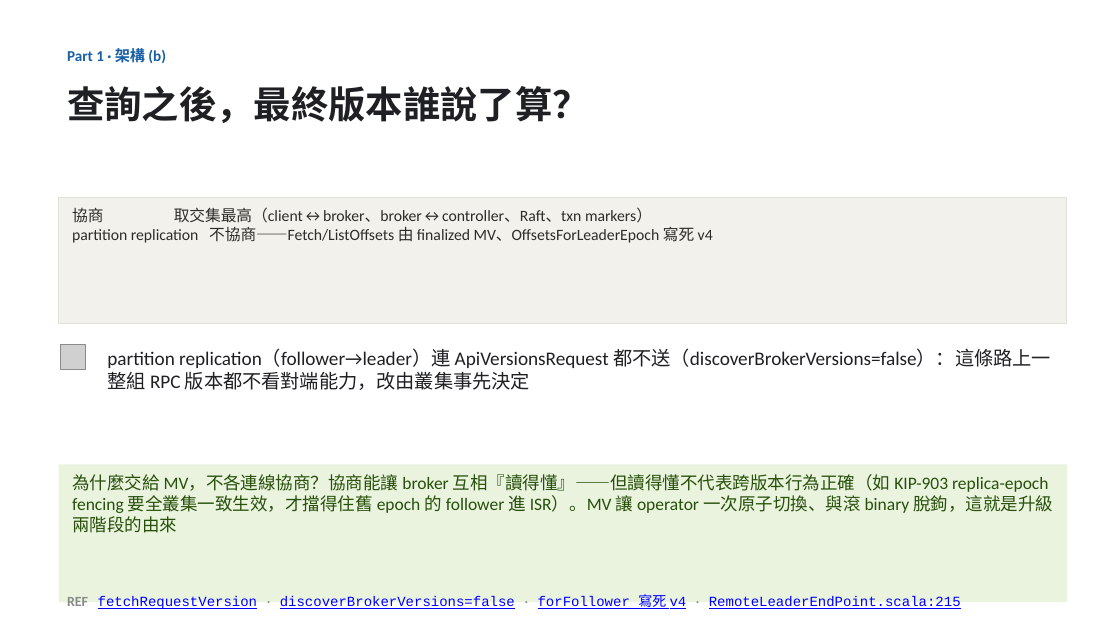
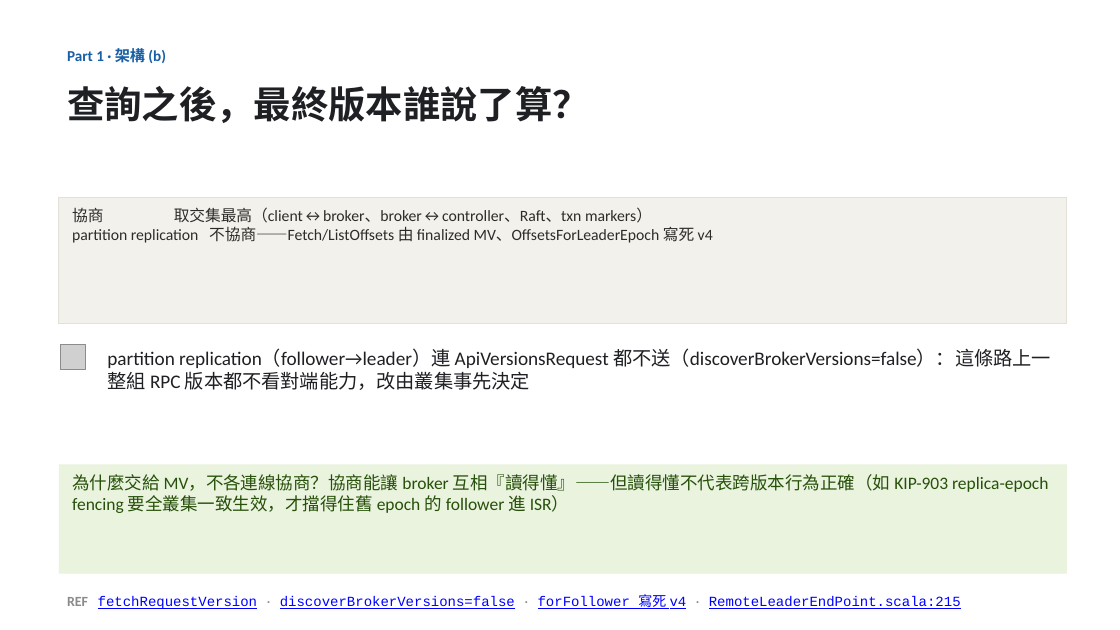
Before and after one commit to unknowntpo/kafka, a slide deck: slide 6 of study/version-control/kafka-version-negotiation.pptx. Drawn at 1120x630 pixels with LibreOffice and Linux fonts; fonts in the diff are those of the drawing; grey boxes stand for pictures. Boxes give left, top, right and bottom in pixels: in the first picture for what was removed or moved away, otherwise in the second. Text is boxed around its words. In the diff, an @@ line names an element or a change of style, - is before the commit and + after.

```diff
--- a/study/version-control/kafka-version-negotiation.pptx
+++ b/study/version-control/kafka-version-negotiation.pptx
@@ rectangle "為什麼交給 MV，不各連線協商？協商能讓 broker 互相『讀得懂』——但讀得懂不代表跨版本行為正確（如 KIP-90 ...": place and size @@
-rectangle "為什麼交給 MV，不各連線協商？協商能讓 broker 互相『讀得懂』——但讀得懂不代表跨版本行為正確（如 KIP-90 ..." at <box>59,465,1067,602</box>
+rectangle "為什麼交給 MV，不各連線協商？協商能讓 broker 互相『讀得懂』——但讀得懂不代表跨版本行為正確（如 KIP-90 ..." at <box>59,465,1067,574</box>
@@ text in rectangle at <box>72,474,1048,513</box>: text changed @@
-為什麼交給 MV，不各連線協商？協商能讓 broker 互相『讀得懂』——但讀得懂不代表跨版本行為正確（如 KIP-903 replica-epoch fencing 要全叢集一致生效，才擋得住舊 epoch 的 follower 進 ISR）。MV 讓 operator 一次原子切換、與滾 binary 脫鉤，這就是升級兩階段的由來
+為什麼交給 MV，不各連線協商？協商能讓 broker 互相『讀得懂』——但讀得懂不代表跨版本行為正確（如 KIP-903 replica-epoch fencing 要全叢集一致生效，才擋得住舊 epoch 的 follower 進 ISR）
```
Also in this commit, not shown: 1 other slide changed, 1 slide removed, 1 other file.
